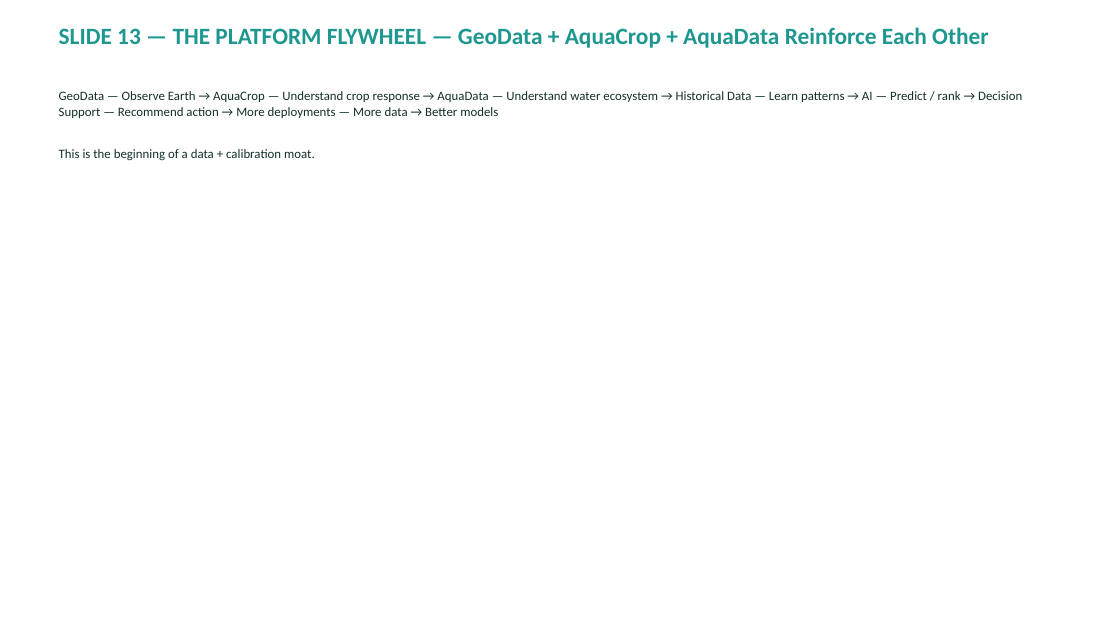
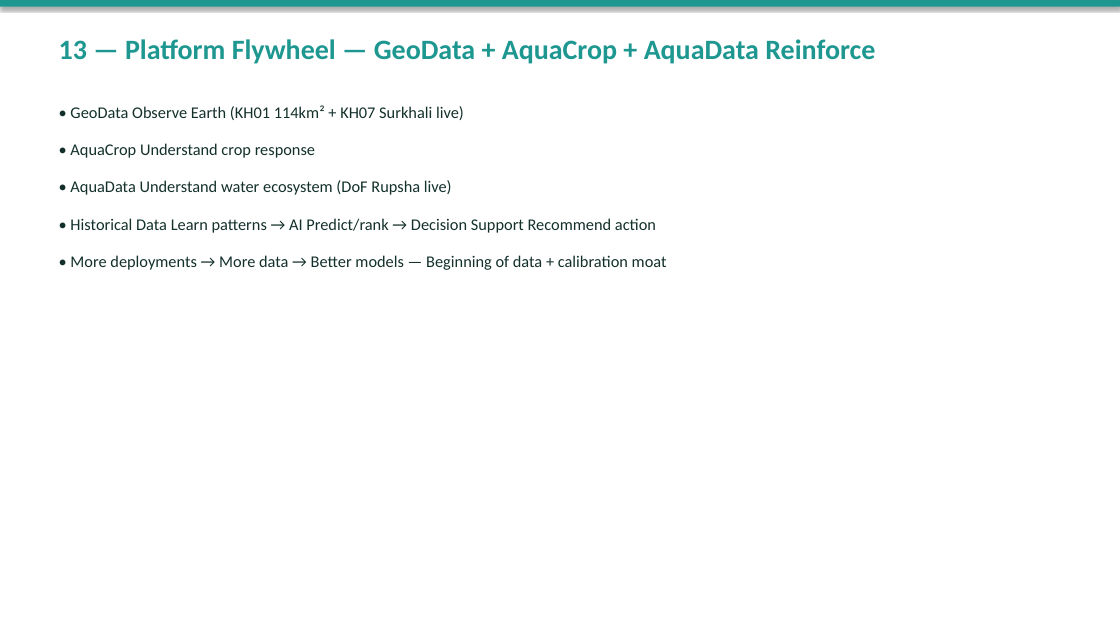
Before and after one commit to bdcrops/web, a slide deck: slide 14 of nextunicorn/BDCrops-Professional-Deck.pptx. Drawn at 1120x630 pixels with LibreOffice and Linux fonts; fonts in the diff are those of the drawing. Boxes give left, top, right and bottom in pixels: in the first picture for what was removed or moved away, otherwise in the second. Text is boxed around its words. In the diff, an @@ line names an element or a change of style, - is before the commit and + after.

```diff
--- a/nextunicorn/BDCrops-Professional-Deck.pptx
+++ b/nextunicorn/BDCrops-Professional-Deck.pptx
@@ rectangle added at <box>0,0,1120,7</box>, fill #1D9790 @@
@@ text at <box>59,39,875,64</box>: text changed; size 20 to 24 pt @@
-SLIDE 13 — THE PLATFORM FLYWHEEL — GeoData + AquaCrop + AquaData Reinforce Each Other
+13 — Platform Flywheel — GeoData + AquaCrop + AquaData Reinforce
@@ text at <box>70,105,667,270</box>: text changed; size 11 to 14 pt @@
-GeoData — Observe Earth → AquaCrop — Understand crop response → AquaData — Understand water ecosystem → Historical Data — Learn patterns → AI — Predict / rank → Decision Support — Recommend action → More deployments — More data → Better models
-This is the beginning of a data + calibration moat.
+• GeoData Observe Earth (KH01 114km² + KH07 Surkhali live)
+• AquaCrop Understand crop response
+• AquaData Understand water ecosystem (DoF Rupsha live)
+• Historical Data Learn patterns → AI Predict/rank → Decision Support Recommend action
+• More deployments → More data → Better models — Beginning of data + calibration moat
```
Also in this commit, not shown: 17 other slides changed, 6 slides added, 7 slides removed, 2 other files.
